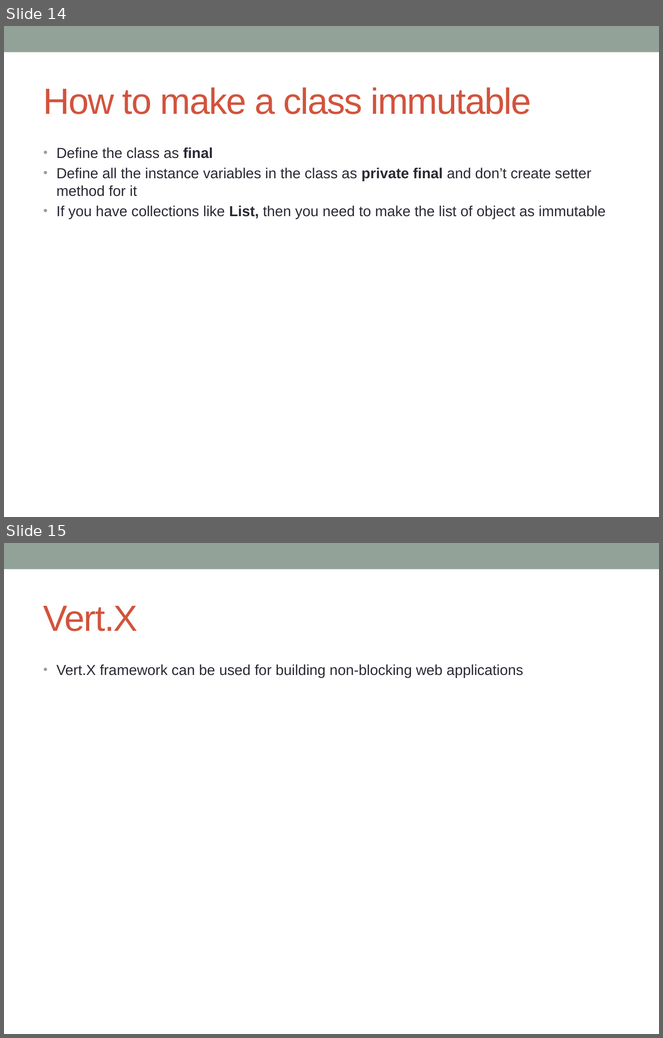
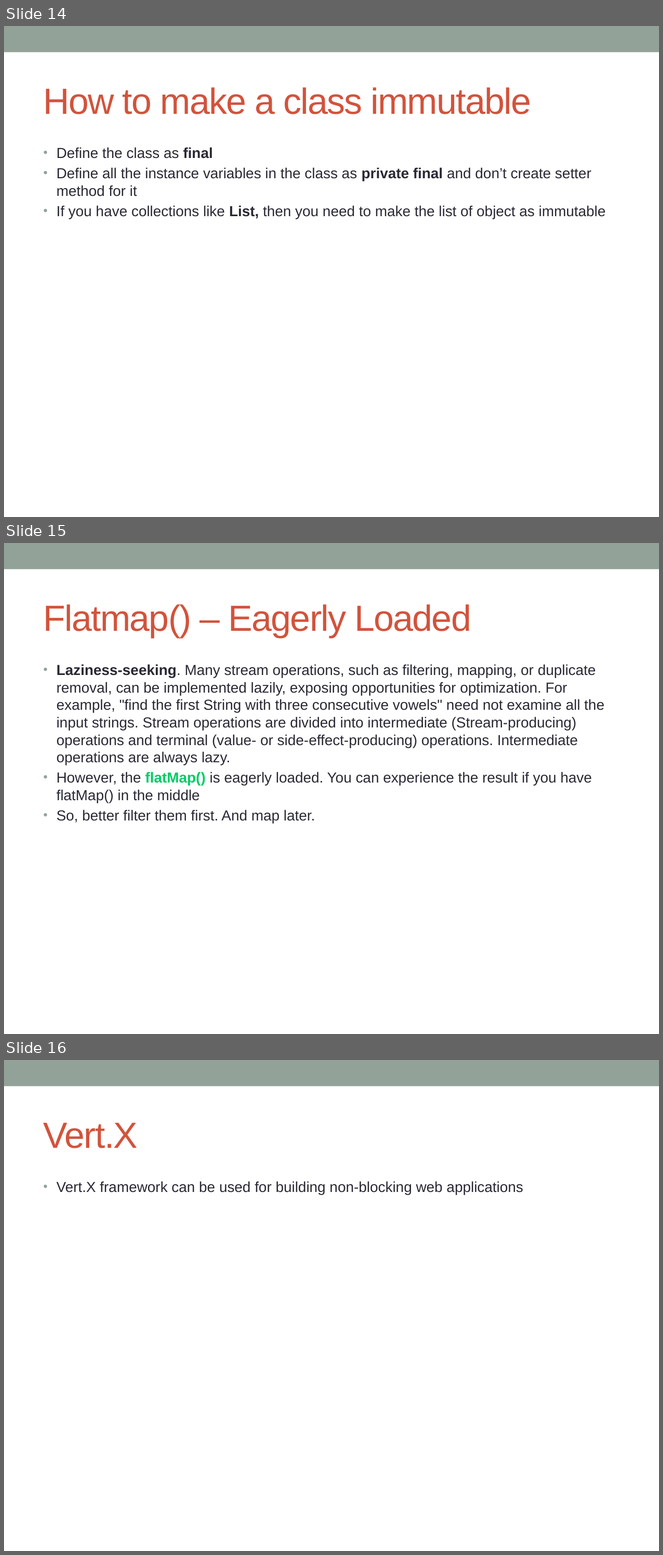
Before and after one commit to notionquest/ProjectDocumentation, a slide deck: Java8.pptx. Shown one above the other, each under a label of ours: slides 14 and 15 before the commit, slides 14, 15 and 16 after it. The pictures are 663x1038 and 663x1555 pixels, drawn with LibreOffice and Linux fonts; fonts in the diff are those of the drawing. Boxes give left, top, right and bottom in pixels: in the first picture for what was removed or moved away, otherwise in the second. Text is boxed around its words. In the diff, an @@ line names an element or a change of style, - is before the commit and + after.

```diff
--- a/Java8.pptx
+++ b/Java8.pptx
@@ slide 15 added at box(4, 543, 659, 1034), background #FFFFFF; not listed: 1 template element that a slide beside it also shows @@
@@ title added at box(44, 604, 471, 638), 40 pt, text #D2533C @@
+Flatmap() – Eagerly Loaded
@@ text added at box(57, 664, 605, 823), 16 pt, text #292934 @@
+• Laziness-seeking. Many stream operations, such as filtering, mapping, or duplicate removal, can be implemented lazily, exposing opportunities for optimization. For example, "find the first String with three consecutive vowels" need not examine all the input strings. Stream operations are divided into intermediate (Stream-producing) operations and terminal (value- or side-effect-producing) operations. Intermediate operations are always lazy.
+• However, the flatMap() is eagerly loaded. You can experience the result if you have flatMap() in the middle
+• So, better filter them first. And map later.
@@ what was slide 15 is now slide 16 @@
```
Also in this commit, not shown: 1 slide changed.
